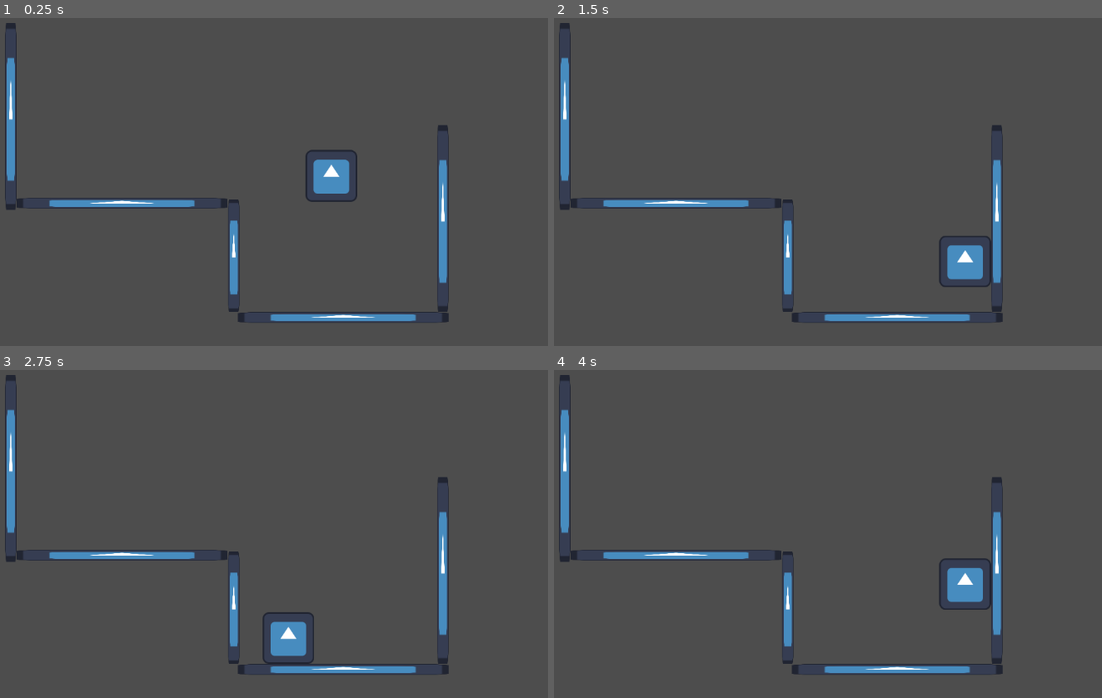
Above: before the commit, frames 1-4 (two rows, left to right).
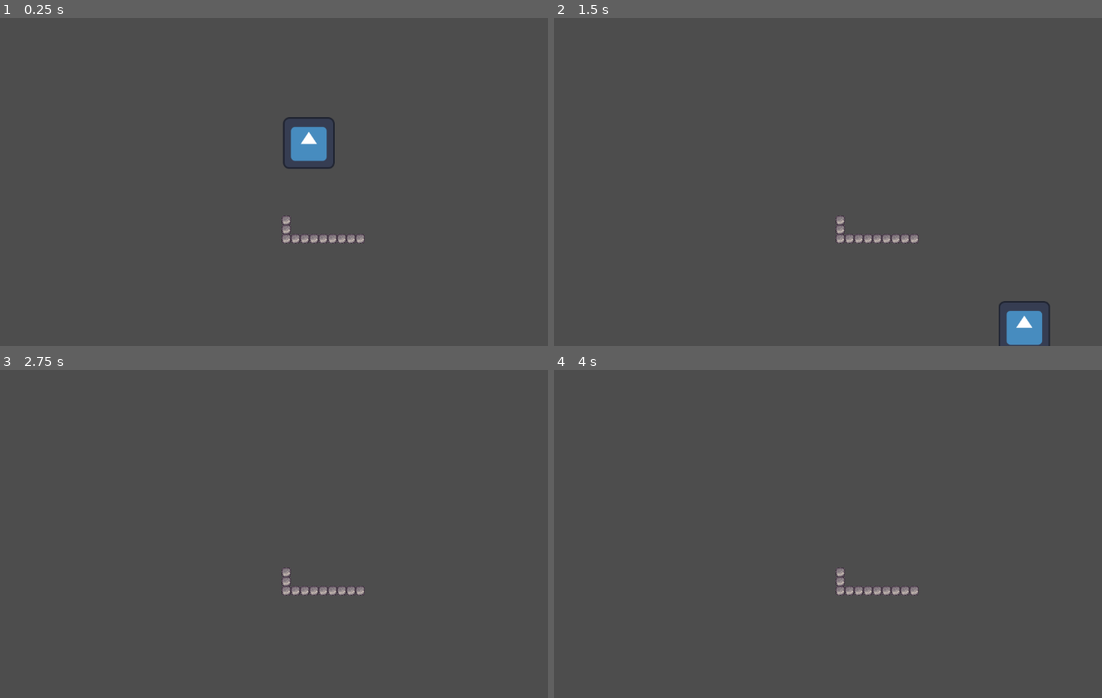
Above: after the commit, the same moments.

Repository: arcality/Built-to-Scale-GMTK-2024
Game: Godot game, scene res://scenes/main.tscn
The game is run twice, just before and just after one commit, with the same random seed, the same clock (stepped at 60 frames per second) and the same inputs. The engine's default icon, where the game draws it, is replaced by a stand-in: a white triangle on a blue panel in a dark square.
Inputs:
- Up to frame 1 (0.25 s): no input
- Up to frame 2 (1.5 s): hold Space (jump) 0.53-1.28 s; hold D (move_right) from 0.53 s (still down); tap Space (jump) at 1.35 s
- Up to frame 3 (2.75 s): tap Space (jump) at 1.52, 1.82 s; tap Enter at 2 s; release D (move_right) at 2.03 s; hold A (move_left) from 2.03 s (still down); hold Space (jump) from 2.03 s (still down)
- Up to frame 4 (4 s): release A (move_left) at 2.78 s; release Space (jump) at 2.78 s; hold D (move_right) from 2.78 s (still down); tap Space (jump) at 2.85, 3.02, 3.32 s; hold Space (jump) from 3.53 s (still down)

The runs differ from the first frame. In frame 1, 5.8% of the frame differs, in the area x 0-82%, y 1-93%; in frame 2, 5.8%; in frame 3, 5.0%; in frame 4, 5.0%.

Commit message:
fixed player controller and added test level

Diff:
--- /dev/null
+++ b/scenes/levels/level_one.tscn
@@ -0,0 +1,58 @@
+[gd_scene load_steps=4 format=3 uid="uid://3aqhs86jpg2f"]
+
+[ext_resource type="Texture2D" uid="uid://dk2t553l7o387" path="res://blocks.png" id="1_kochm"]
+
+[sub_resource type="TileSetAtlasSource" id="TileSetAtlasSource_w7khm"]
+texture = ExtResource("1_kochm")
+0:0/0 = 0
+0:0/0/physics_layer_0/linear_velocity = Vector2(0, 0)
+0:0/0/physics_layer_0/angular_velocity = 0.0
+0:0/0/physics_layer_0/polygon_0/points = PackedVector2Array(-8, -8, 8, -8, 8, 8, -8, 8)
+1:0/0 = 0
+1:0/0/physics_layer_0/linear_velocity = Vector2(0, 0)
+1:0/0/physics_layer_0/angular_velocity = 0.0
+1:0/0/physics_layer_0/polygon_0/points = PackedVector2Array(-8, -8, 8, -8, 8, 8, -8, 8)
+2:0/0 = 0
+2:0/0/physics_layer_0/linear_velocity = Vector2(0, 0)
+2:0/0/physics_layer_0/angular_velocity = 0.0
+2:0/0/physics_layer_0/polygon_0/points = PackedVector2Array(-8, -8, 8, -8, 8, 8, -8, 8)
+3:0/0 = 0
+3:0/0/physics_layer_0/linear_velocity = Vector2(0, 0)
+3:0/0/physics_layer_0/angular_velocity = 0.0
+3:0/0/physics_layer_0/polygon_0/points = PackedVector2Array(-8, -8, 8, -8, 8, 8, -8, 8)
+0:1/0 = 0
+0:1/0/physics_layer_0/linear_velocity = Vector2(0, 0)
+0:1/0/physics_layer_0/angular_velocity = 0.0
+0:1/0/physics_layer_0/polygon_0/points = PackedVector2Array(-8, -8, 8, -8, 8, 8, -8, 8)
+1:1/0 = 0
+1:1/0/physics_layer_0/linear_velocity = Vector2(0, 0)
+1:1/0/physics_layer_0/angular_velocity = 0.0
+1:1/0/physics_layer_0/polygon_0/points = PackedVector2Array(-8, -8, 8, -8, 8, 8, -8, 8)
+2:1/0 = 0
+2:1/0/physics_layer_0/linear_velocity = Vector2(0, 0)
+2:1/0/physics_layer_0/angular_velocity = 0.0
+2:1/0/physics_layer_0/polygon_0/points = PackedVector2Array(-8, -8, 8, -8, 8, 8, -8, 8)
+3:1/0 = 0
+3:1/0/physics_layer_0/linear_velocity = Vector2(0, 0)
+3:1/0/physics_layer_0/angular_velocity = 0.0
+3:1/0/physics_layer_0/polygon_0/points = PackedVector2Array(-8, -8, 8, -8, 8, 8, -8, 8)
+2:2/0 = 0
+2:2/0/physics_layer_0/linear_velocity = Vector2(0, 0)
+2:2/0/physics_layer_0/angular_velocity = 0.0
+2:2/0/physics_layer_0/polygon_0/points = PackedVector2Array(-8, -8, 8, -8, 8, 8, -8, 8)
+3:2/0 = 0
+3:2/0/physics_layer_0/linear_velocity = Vector2(0, 0)
+3:2/0/physics_layer_0/angular_velocity = 0.0
+3:2/0/physics_layer_0/polygon_0/points = PackedVector2Array(-8, -8, 8, -8, 8, 8, -8, 8)
+
+[sub_resource type="TileSet" id="TileSet_hkyxn"]
+physics_layer_0/collision_layer = 1
+sources/0 = SubResource("TileSetAtlasSource_w7khm")
+
+[node name="LevelOne" type="Node2D"]
+
+[node name="TileMap" type="TileMap" parent="."]
+texture_filter = 1
+tile_set = SubResource("TileSet_hkyxn")
+format = 2
+layer_0/tile_data = PackedInt32Array(0, 0, 1, 1, 0, 1, 2, 0, 1, 3, 0, 1, 4, 0, 1, 5, 0, 1, 6, 0, 1, 7, 0, 1, 8, 0, 1, -65536, 0, 1, -131072, 0, 1)
--- a/scenes/main.tscn
+++ b/scenes/main.tscn
@@ -1,12 +1,16 @@
-[gd_scene load_steps=3 format=3 uid="uid://v30ilrrghva1"]
+[gd_scene load_steps=4 format=3 uid="uid://v30ilrrghva1"]
 
 [ext_resource type="PackedScene" uid="uid://dujgkqlppnd1d" path="res://scenes/temp_terrain.tscn" id="1_k1u6s"]
 [ext_resource type="PackedScene" uid="uid://dol4ikt2xc18v" path="res://scenes/player.tscn" id="2_tyjf3"]
+[ext_resource type="PackedScene" uid="uid://3aqhs86jpg2f" path="res://scenes/levels/level_one.tscn" id="3_723ci"]
 
 [node name="Main" type="Node"]
 
 [node name="TempTerrain" parent="." instance=ExtResource("1_k1u6s")]
-position = Vector2(795, 589)
+position = Vector2(298, 1249)
 
 [node name="Player" parent="." instance=ExtResource("2_tyjf3")]
-position = Vector2(702, 279)
+position = Vector2(663, 222)
+
+[node name="LevelOne" parent="." instance=ExtResource("3_723ci")]
+position = Vector2(616, 454)
--- a/scenes/player.tscn
+++ b/scenes/player.tscn
@@ -20,7 +20,7 @@
 [node name="Player" type="CharacterBody2D"]
 script = ExtResource("1_vscu2")
 active_jetpack_state = "umbrellaing"
-active_arm_state = "climbing"
+active_arm_state = "walljumping"
 
 [node name="CollisionShape2D" type="CollisionShape2D" parent="."]
 scale = Vector2(0.7, 0.7)
--- a/scripts/state-machine/running.gd
+++ b/scripts/state-machine/running.gd
@@ -30,6 +30,9 @@
 	if horizontal_direction == 0:
 		state_transition.emit(self, "idle")
 		print("transition to idle")
+		if (Input.is_action_just_pressed("jump") or player.jump_buffer > 0.0) and player.is_on_floor():
+			force_transition.emit("jumping")
+			print("force to jumping")
 
 	if (Input.is_action_just_pressed("jump") or player.jump_buffer > 0.0) and player.is_on_floor():
 		state_transition.emit(self, "jumping")
Binary file added: blocks.png
Not shown, added: blocks.png.import
Binary file added: scripts/state-machine/blocks.png
Not shown, added: scripts/state-machine/blocks.png.import
